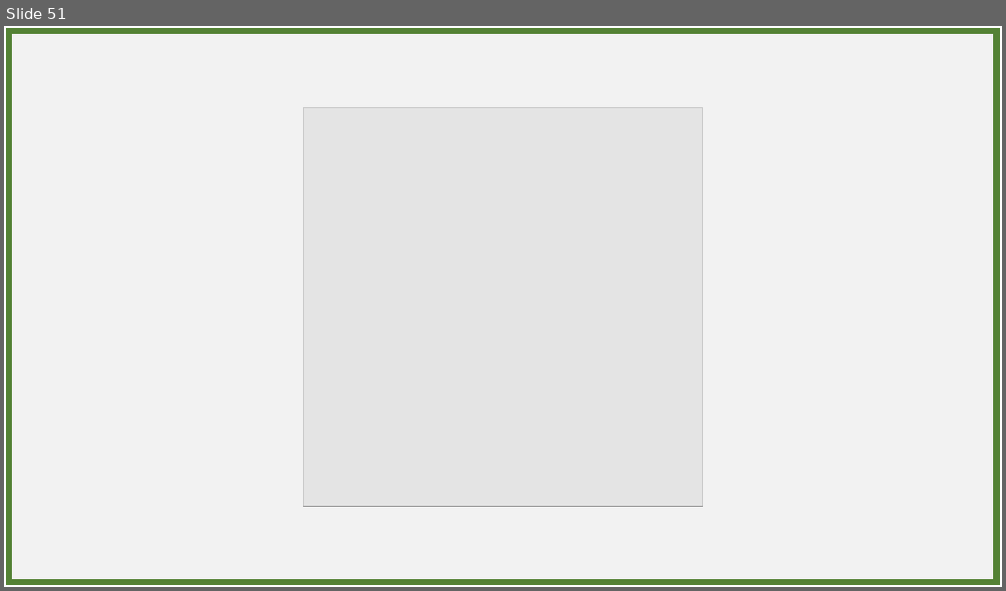
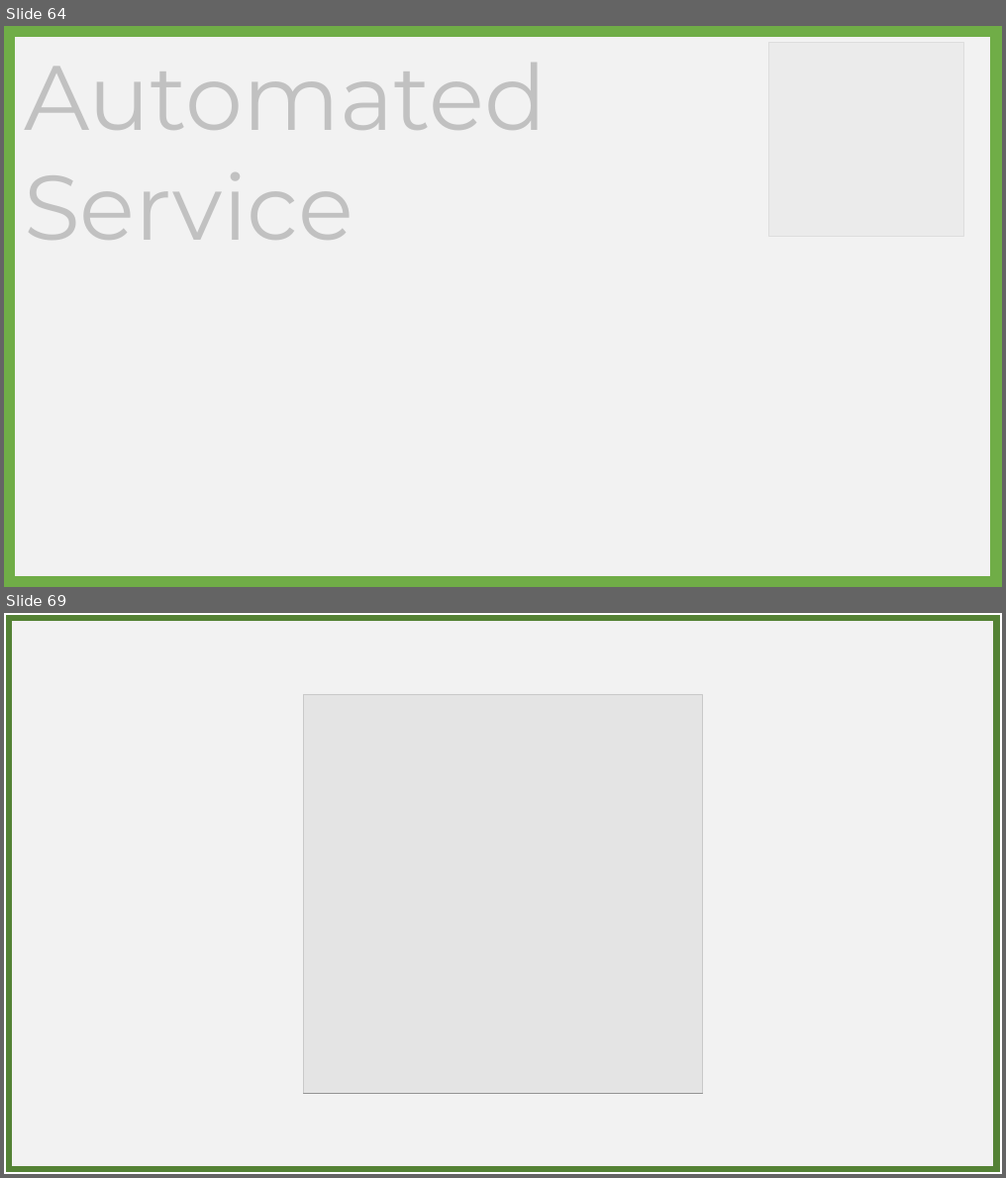
Before and after one commit to BPaaSModelling/Ontology4ModelingEnvironment, a slide deck: images/stickyNotes.pptx. Shown one above the other, each under a label of ours: slide 51 before the commit, slides 64 and 69 after it; the slides between them are not shown. The pictures are 1006x591 and 1006x1178 pixels, drawn with LibreOffice and Linux fonts; fonts in the diff are those of the drawing; grey boxes stand for pictures. Boxes give left, top, right and bottom in pixels: in the first picture for what was removed or moved away, otherwise in the second. Text is boxed around its words. In the diff, an @@ line names an element or a change of style, - is before the commit and + after.

```diff
--- a/images/stickyNotes.pptx
+++ b/images/stickyNotes.pptx
@@ slide 64 added at (x1=4, y1=26, x2=1002, y2=587), background #FFFFFF @@
@@ rectangle added at (x1=9, y1=31, x2=997, y2=582), fill #F2F2F2, outline #70AD47 12 pt @@
@@ rectangle added at (x1=23, y1=40, x2=973, y2=264), fill #F2F2F2 at 80% opacity @@
@@ picture added at (x1=769, y1=42, x2=963, y2=236) @@
@@ text added at (x1=24, y1=63, x2=547, y2=240), 88 pt, text #000000 @@
+Automated Service
@@ what was slide 51 is now slide 69 @@
```
Also in this commit, not shown: 54 other slides added, 1 other file.
